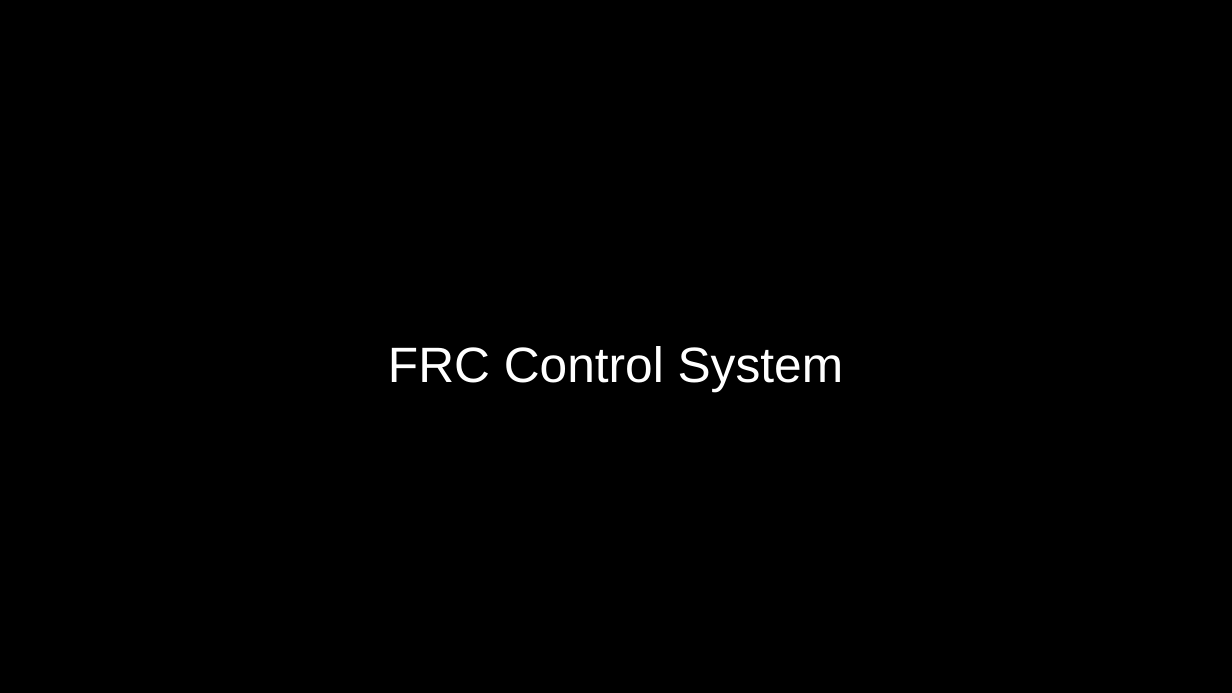
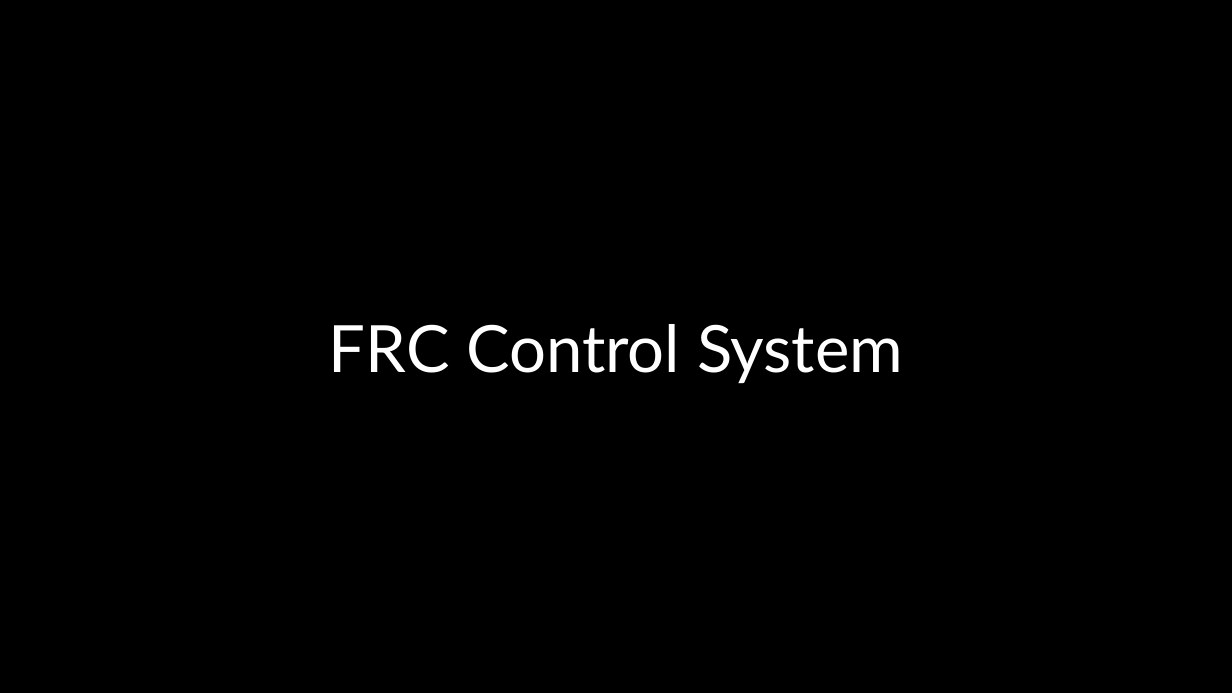
Before and after one commit to DCRoboFalcons8179/2023_Offseason, a slide deck: slide 1 of rsc/control-system.pptx. Drawn at 1232x693 pixels with LibreOffice and Linux fonts; fonts in the diff are those of the drawing. Boxes give left, top, right and bottom in pixels: in the first picture for what was removed or moved away, otherwise in the second. Text is boxed around its words. In the diff, an @@ line names an element or a change of style, - is before the commit and + after.

```diff
--- a/rsc/control-system.pptx
+++ b/rsc/control-system.pptx
@@ subtitle "FRC Control System": place and size @@
-subtitle "FRC Control System" at (388, 346, 844, 392)
+subtitle "FRC Control System" at (329, 324, 903, 384)
@@ subtitle "FRC Control System" at (329, 324, 903, 384): size 32 to 42 pt, font Arial to Lato @@
```
Also in this commit, not shown: 4 slides added, 1 other file.
